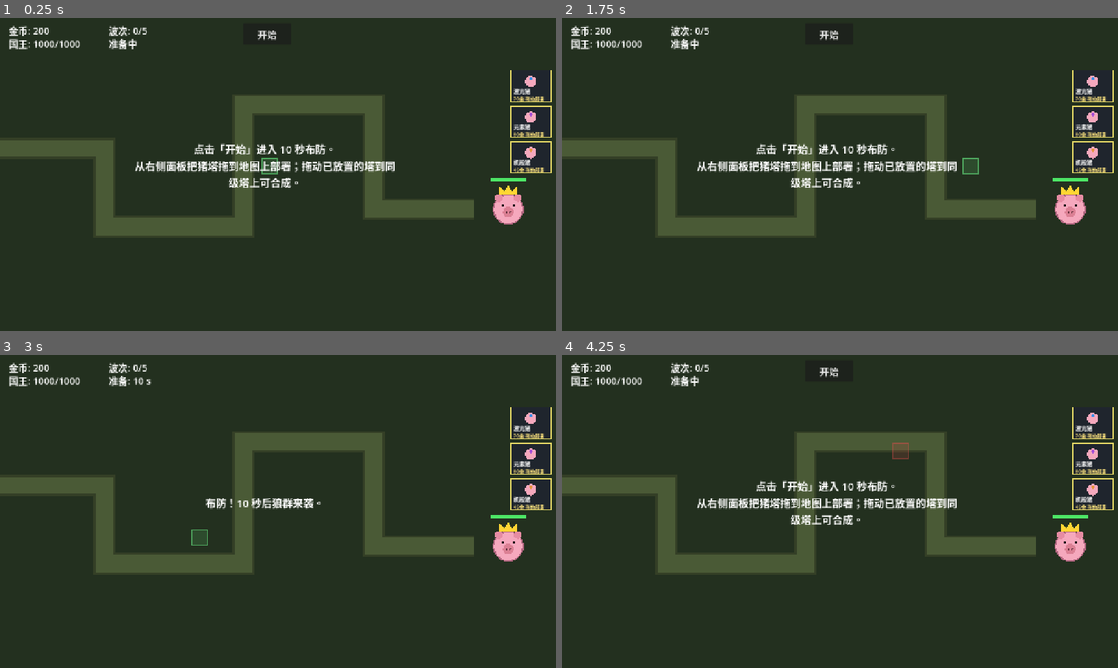
Above: before the commit, frames 1-4 (two rows, left to right).
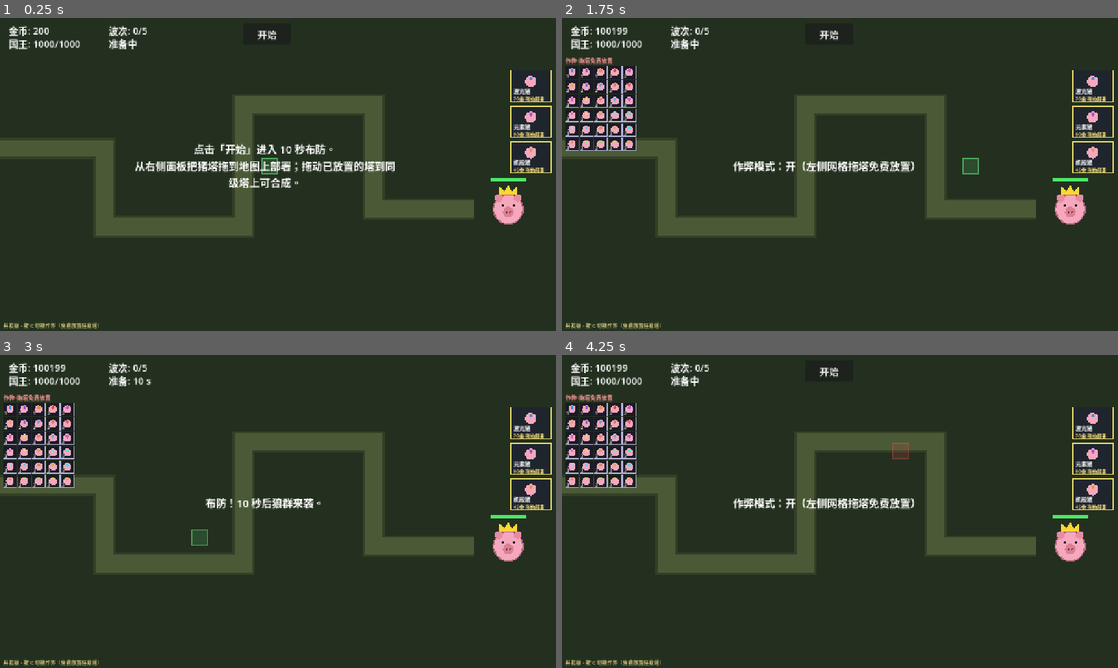
Above: after the commit, the same moments.

Repository: ABaiyc/maybe-td
Game: Godot game, scene res://scenes/main.tscn
Two runs of this game, one before a commit and one after it. Both use one fixed random seed, a clock stepped at 60 frames per second and the inputs below.
Inputs (mouse positions are in pixels of both pictures, inside the frame that each line leads up to):
- Up to frame 1 (0.25 s): no input
- Up to frame 2 (1.75 s): click "开始" at 0.5 s; tap Enter at 1.25 s; move the mouse to (962, 158) at 1.27 s; tap R at 1.35 s; click (962, 158) at 1.42 s; tap C at 1.55 s
- Up to frame 3 (3 s): click "开始" at 2 s; tap Space at 2.75 s; drag from (166, 527) to (250, 574) at 2.77 s
- Up to frame 4 (4.25 s): tap Enter at 3.5 s; move the mouse to (895, 442) at 3.52 s; tap R at 3.6 s; click (895, 442) at 3.67 s; tap C at 3.8 s

The runs differ from the first frame. In frame 1, 0.2% of the frame differs, in the area x 0-18%, y 97-100%; in frame 2, 3.9%, in the area x 0-71%, y 2-100%; in frame 3, 2.0%; in frame 4, 3.9%.

Commit message:
fix: 爆裂炮锁定爆炸可视化+仅爆炸附元素 / 双子环=射程 / 面板实时亮 / 作弊模式 / 占地统一4格
- 光束爆裂炮：锁定单目标照射满3秒爆炸(带光环)，激光阶段不附元素只爆炸附
- 双子激光塔：圆环范围=攻击距离
- 修复面板可建选项不实时亮：金币变化未触发重绘 → GameState.changed 时 queue_redraw
- 开发版作弊：按C开关，左侧全30塔网格拖出免费放置任意塔
- 所有塔占地统一2x2(4格)

Co-Authored-By: Claude Opus 4.8 <noreply@anthropic.com>

Diff:
--- a/data/tower_defs.gd
+++ b/data/tower_defs.gd
@@ -134,9 +134,6 @@
 static func color_of(id: String) -> Color:
 	return Color(TOWERS.get(id, {}).get("col", "ffffff"))
 
-## 占地格数 (列, 行)，统一按等级：一级 1 格、二级 4 格、三级 6 格。
-static func footprint(id: String) -> Vector2i:
-	match int(get_def(id).get("t", 1)):
-		1: return Vector2i(1, 1)  # 1 格
-		2: return Vector2i(2, 2)  # 4 格
-		_: return Vector2i(3, 2)  # 6 格
+## 占地格数 (列, 行)：所有塔统一 4 格（2×2）。
+static func footprint(_id: String) -> Vector2i:
+	return Vector2i(2, 2)
--- a/scripts/main.gd
+++ b/scripts/main.gd
@@ -53,6 +53,15 @@
 # 从右侧面板拖拽部署
 var deploy_dragging := false
 var deploy_id := ""
+var deploy_free := false
+
+# 开发者作弊（按 C 开关）：直接放置任意塔，无需合成、无需金币
+var cheat_on := false
+var cheat_ids: Array = []
+const CHEAT_X := 8.0
+const CHEAT_Y := 110.0
+const CHEAT_CELL := 30.0
+const CHEAT_COLS := 5
 
 # HUD
 var gold_label: Label
@@ -74,6 +83,7 @@
 	_build_king()
 	_compute_blocked()
 	_build_hud()
+	cheat_ids = TowerDefs.ids_by_tier(1) + TowerDefs.ids_by_tier(2) + TowerDefs.ids_by_tier(3)
 	GameState.reset((level["waves"] as Array).size())
 	GameState.changed.connect(_refresh_hud)
 	GameState.game_over.connect(_on_game_over)
@@ -156,6 +166,7 @@
 			phase_label.text = "战斗中"
 		_:
 			phase_label.text = "结算"
+	queue_redraw()  # 金币等状态变化时重绘，使面板可建选项实时亮起
 
 func _on_start() -> void:
 	if started:
@@ -257,9 +268,17 @@
 
 # ── 输入 ──
 func _unhandled_input(event: InputEvent) -> void:
-	if event is InputEventKey and event.pressed and not event.echo and event.keycode == KEY_R:
-		get_tree().reload_current_scene()
-		return
+	if event is InputEventKey and event.pressed and not event.echo:
+		if event.keycode == KEY_R:
+			get_tree().reload_current_scene()
+			return
+		if event.keycode == KEY_C:
+			cheat_on = not cheat_on
+			if cheat_on:
+				GameState.add_gold(99999)
+			_set_message("作弊模式：%s（左侧网格拖塔免费放置）" % ("开" if cheat_on else "关"), 1.5)
+			queue_redraw()
+			return
 	if not GameState.running:
 		return
 	if event is InputEventMouseButton:
@@ -273,6 +292,15 @@
 			_try_sell(pos)
 
 func _on_left_down(pos: Vector2) -> void:
+	# 0. 作弊网格 → 免费拖拽部署任意塔
+	if cheat_on:
+		for i in cheat_ids.size():
+			if _cheat_rect(i).has_point(pos):
+				deploy_dragging = true
+				deploy_id = cheat_ids[i]
+				deploy_free = true
+				queue_redraw()
+				return
 	# 1. 轨道炮发射按钮
 	for t in towers_container.get_children():
 		if t.atk == "charge" and _railgun_btn_rect(t).has_point(pos):
@@ -284,6 +312,7 @@
 		if _palette_rect(i).has_point(pos):
 			deploy_dragging = true
 			deploy_id = TowerDefs.BASE_IDS[i]
+			deploy_free = false
 			queue_redraw()
 			return
 	# 3. 已放置的塔 → 拖拽移动
@@ -300,6 +329,7 @@
 		_finish_deploy(pos)
 		deploy_dragging = false
 		deploy_id = ""
+		deploy_free = false
 		queue_redraw()
 		return
 	if not dragging or drag_tower == null:
@@ -334,7 +364,18 @@
 
 func _finish_deploy(pos: Vector2) -> void:
 	var tid := deploy_id
+	var free := deploy_free
 	var cost := int(TowerDefs.get_def(tid)["cost"])
+	# 作弊：直接放置任意塔（不合成）
+	if free:
+		var size0 := TowerDefs.footprint(tid)
+		var anchor0 := _world_to_cell(pos) - Vector2i((size0.x - 1) / 2, (size0.y - 1) / 2)
+		if not _can_place(anchor0, size0):
+			_set_message("放不下，换个位置。", 2.0)
+			return
+		_spawn_tower(tid, anchor0, size0, true)
+		_set_message("作弊放置 → %s" % TowerDefs.name_of(tid), 1.5)
+		return
 	# 拖到已有塔上 → 直接合成
 	var target := _tower_at(pos)
 	if target != null:
@@ -485,14 +526,14 @@
 	# 部署预览（从面板拖出）
 	if deploy_dragging:
 		var dtgt := _tower_at(mp)
-		if dtgt != null:
+		if dtgt != null and not deploy_free:
 			# 拖到塔上：绿圈=可合成 / 红圈=不可
 			var canf := TowerDefs.fuse(deploy_id, dtgt.id) != "" and GameState.gold >= int(TowerDefs.get_def(deploy_id)["cost"])
 			draw_arc(dtgt.global_position, 30.0, 0.0, TAU, 32, Color(0.3, 1, 0.4) if canf else Color(1, 0.3, 0.3), 3.0)
 		else:
 			var size := TowerDefs.footprint(deploy_id)
 			var anchor := _world_to_cell(mp) - Vector2i((size.x - 1) / 2, (size.y - 1) / 2)
-			var afford := GameState.gold >= int(TowerDefs.get_def(deploy_id)["cost"])
+			var afford := deploy_free or GameState.gold >= int(TowerDefs.get_def(deploy_id)["cost"])
 			var ok := _can_place(anchor, size) and afford
 			_draw_cells(_footprint_cells(anchor, size), Color(0.4, 0.9, 0.5) if ok else Color(0.9, 0.3, 0.3))
 	# 移动已放置塔
@@ -522,6 +563,27 @@
 			_draw_railgun_button(t)
 
 	_draw_palette()
+	if cheat_on:
+		_draw_cheat()
+	draw_string(_font, Vector2(8, 712), "开发版 · 按 C 切换作弊（免费放置任意塔）", HORIZONTAL_ALIGNMENT_LEFT, -1, 12, Color(0.85, 0.8, 0.5))
+
+func _cheat_rect(i: int) -> Rect2:
+	var col := i % CHEAT_COLS
+	@warning_ignore("integer_division")
+	var row := i / CHEAT_COLS
+	return Rect2(CHEAT_X + col * (CHEAT_CELL + 3.0), CHEAT_Y + row * (CHEAT_CELL + 3.0), CHEAT_CELL, CHEAT_CELL)
+
+func _draw_cheat() -> void:
+	draw_string(_font, Vector2(CHEAT_X, CHEAT_Y - 6.0), "作弊·拖塔免费放置", HORIZONTAL_ALIGNMENT_LEFT, -1, 13, Color(1, 0.6, 0.6))
+	for i in cheat_ids.size():
+		var tid: String = cheat_ids[i]
+		var rect := _cheat_rect(i)
+		draw_rect(rect, Color(0.1, 0.1, 0.14, 0.92))
+		draw_rect(rect, Color(0.7, 0.7, 0.85), false, 1.0)
+		var cc := rect.position + rect.size / 2.0
+		draw_circle(cc, 9.0, Color(0.95, 0.66, 0.74))
+		draw_circle(cc + Vector2(0, -4), 3.5, TowerDefs.color_of(tid))
+		draw_string(_font, rect.position + Vector2(2, rect.size.y - 2), str(int(TowerDefs.get_def(tid)["t"])), HORIZONTAL_ALIGNMENT_LEFT, -1, 10, Color.WHITE)
 
 func _draw_cells(cells: Array, col: Color) -> void:
 	for c in cells:
--- a/scripts/tower.gd
+++ b/scripts/tower.gd
@@ -176,16 +176,28 @@
 # ── 激光束 ──
 func _do_beam(delta: float) -> void:
 	_beam_pts = []
-	var n := 2 if id == "LL" else 1   # 聚焦激光：同时2束打2个敌人
-	var targets := _nearest_n(n)
-	if targets.is_empty():
-		_focus_target = null
-		_focus_t = 0.0
-		queue_redraw()
-		return
+	var burst := id == "beam_burst"
+	var targets: Array
+	if burst:
+		# 锁定单一目标，持续照射累计聚焦时间
+		if _focus_target == null or not is_instance_valid(_focus_target) \
+				or _focus_target.is_queued_for_deletion() \
+				or global_position.distance_to(_focus_target.global_position) > range_r:
+			_focus_target = _find_nearest()
+			_focus_t = 0.0
+		if _focus_target == null:
+			queue_redraw()
+			return
+		targets = [_focus_target]
+	else:
+		targets = _nearest_n(2 if id == "LL" else 1)   # 聚焦激光：2束打2敌
+		if targets.is_empty():
+			queue_redraw()
+			return
 	var dps := damage * BEAM_DPS_SCALE * _catalyst_mult()
 	_cooldown -= delta
-	var do_debuff := debuff and _cooldown <= 0.0
+	# 爆裂炮激光阶段不附元素，只有爆炸那一下才附
+	var do_debuff := debuff and not burst and _cooldown <= 0.0
 	if do_debuff:
 		_cooldown = 0.4
 	for tgt in targets:
@@ -203,8 +215,11 @@
 			far = e.global_position
 			hits += 1
 		_beam_pts.append([global_position, far if hits > 0 else global_position + dirv * range_r])
-	if id == "beam_burst":
-		_beam_burst_focus(delta, targets[0])
+	if burst:
+		_focus_t += delta
+		if _focus_t >= 3.0:
+			_focus_t = 0.0
+			_beam_burst_explode(_focus_target)
 	queue_redraw()
 
 func _beam_debuff(e: Enemy) -> void:
@@ -213,31 +228,25 @@
 	else:
 		e.apply_debuff("burn", damage * BEAM_DPS_SCALE * 0.3, 1.2)
 
-# 光束爆裂炮：持续照射同一目标3秒触发范围爆炸（几率附带元素）
-func _beam_burst_focus(delta: float, tgt: Enemy) -> void:
-	if tgt == _focus_target and is_instance_valid(tgt):
-		_focus_t += delta
-	else:
-		_focus_target = tgt
-		_focus_t = 0.0
-	if _focus_t < 3.0:
-		return
-	_focus_t = 0.0
+# 光束爆裂炮：聚焦3秒后的范围爆炸（可视化 + 几率附元素）
+func _beam_burst_explode(tgt: Enemy) -> void:
+	if tgt == null or not is_instance_valid(tgt):
+		return
 	var pos := tgt.global_position
-	var rad := maxf(splash, 80.0)
+	var rad := maxf(splash, 110.0)
 	if projectiles_parent != null:
 		var boom := Boom.new()
 		boom.radius = rad
-		boom.color = color
+		boom.color = Color(1.0, 0.7, 0.3)
 		boom.global_position = pos
 		projectiles_parent.add_child(boom)
-	var burst := damage * BEAM_DPS_SCALE * 2.0 * _catalyst_mult()
+	var burst_dmg := damage * BEAM_DPS_SCALE * 3.0 * _catalyst_mult()
 	for e in _enemies():
 		if e.is_queued_for_deletion():
 			continue
 		if pos.distance_to(e.global_position) <= rad + e.radius:
-			e.take_damage(burst, ignore_armor)
-			if randf() < 0.5:
+			e.take_damage(burst_dmg, ignore_armor)
+			if randf() < 0.6:
 				_beam_debuff(e)
 
 # ── 棱镜折射分裂 ──
@@ -470,7 +479,7 @@
 		return
 	if projectiles_parent != null:
 		var r := Ring.new()
-		r.max_radius = minf(range_r, 180.0)
+		r.max_radius = range_r   # 圆环范围 = 攻击距离
 		r.damage = damage * _catalyst_mult()
 		r.global_position = global_position
 		projectiles_parent.add_child(r)
Not shown, changed: 修改日志.md
